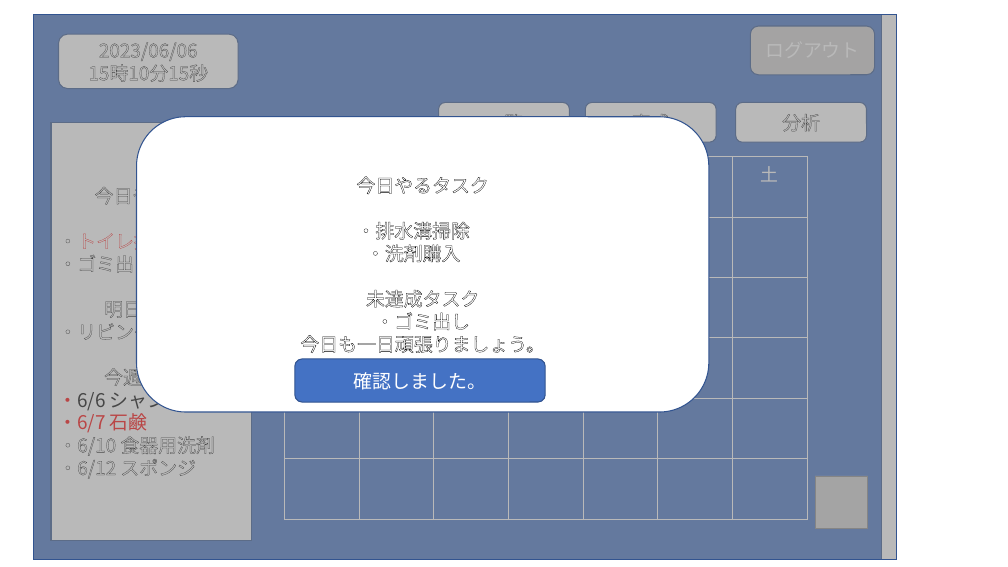
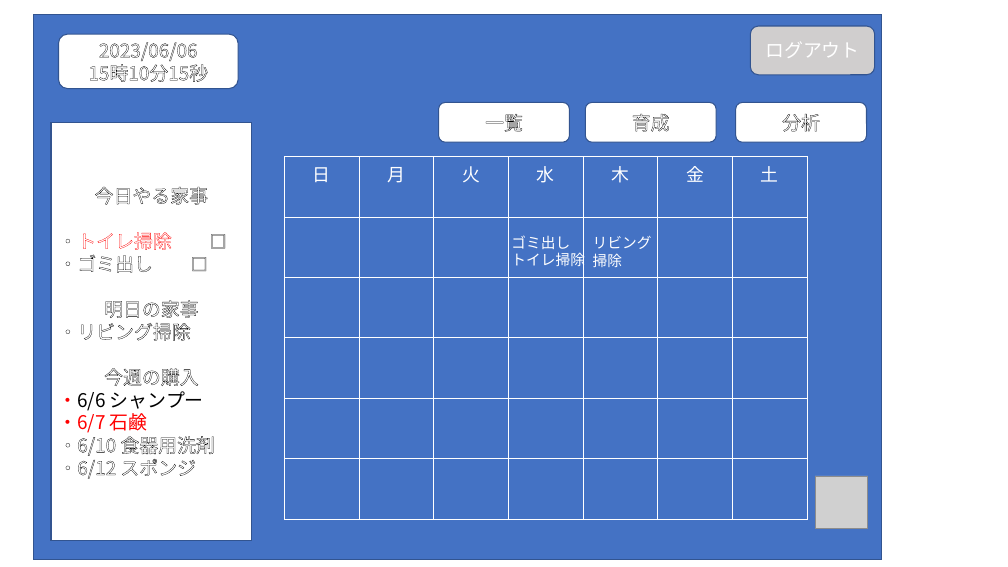
Before and after one commit to dojo2023/A-5, a slide deck: slide 16 of doc/外部設計_プレゼン.pptx (slide 5 before the commit). Drawn at 1008x567 pixels with LibreOffice and Linux fonts; fonts in the diff are those of the drawing; grey boxes stand for pictures. Boxes give left, top, right and bottom in pixels: in the first picture for what was removed or moved away, otherwise in the second. Text is boxed around its words. In the diff, an @@ line names an element or a change of style, - is before the commit and + after.

```diff
--- a/doc/外部設計_プレゼン.pptx
+++ b/doc/外部設計_プレゼン.pptx
@@ rectangle removed at (33, 14, 897, 560) @@
@@ text in rounded rectangle at (765, 42, 859, 58): text added @@
+ログアウト
@@ rounded rectangle removed at (137, 116, 709, 412) @@
-今日やるタスク
-・排水溝掃除
-・洗剤購入
-未達成タスク
-・ゴミ出し
-今日も一日頑張りましょう。
@@ text added at (511, 235, 585, 270), 14 pt, text #FFFFFF @@
+ゴミ出し
+トイレ掃除
@@ text added at (593, 236, 652, 267), 14 pt, text #FFFFFF @@
+リビング掃除
@@ rounded rectangle removed at (295, 359, 545, 402) @@
-確認しました。
```
Also in this commit, not shown: 5 other slides changed, 1 slide added.
